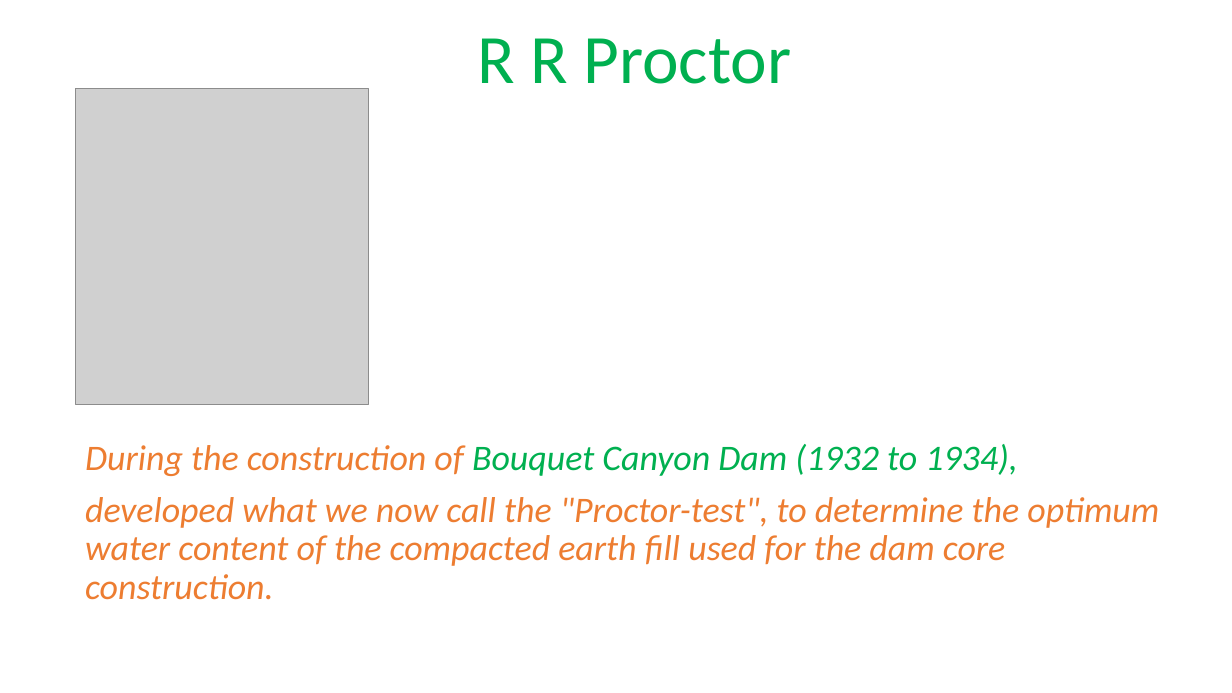
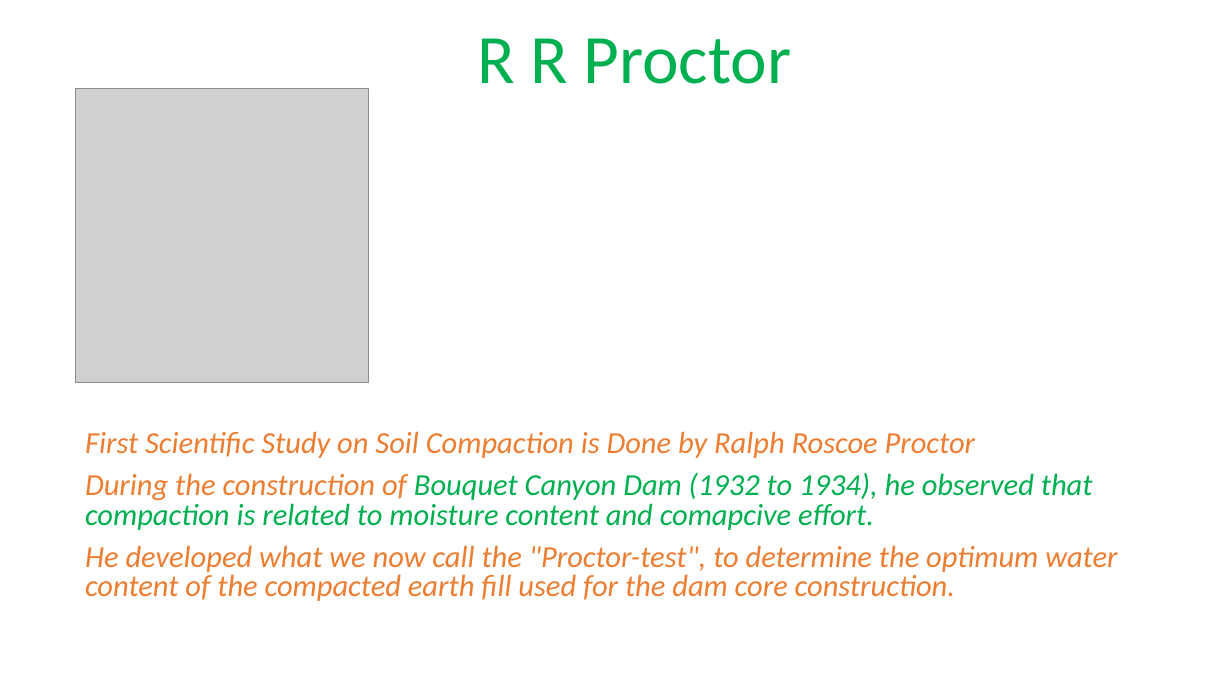
Before and after one commit to jakariapervez/cmis6, a slide deck: slide 2 of Civilworks cost/Earth Compaction Procedure/Soil Compaction_17_01_2021.pptx (slide 1 before the commit). Drawn at 1232x693 pixels with LibreOffice and Linux fonts; fonts in the diff are those of the drawing; grey boxes stand for pictures. Boxes give left, top, right and bottom in pixels: in the first picture for what was removed or moved away, otherwise in the second. Text is boxed around its words. In the diff, an @@ line names an element or a change of style, - is before the commit and + after.

```diff
--- a/Civilworks cost/Earth Compaction Procedure/Soil Compaction_17_01_2021.pptx
+++ b/Civilworks cost/Earth Compaction Procedure/Soil Compaction_17_01_2021.pptx
@@ picture: place and size @@
-picture at <box>76,89,368,405</box>
+picture at <box>76,89,368,383</box>
@@ subtitle at <box>85,431,1117,601</box>: text changed; size 28 to 23.8 pt @@
-During the construction of Bouquet Canyon Dam (1932 to 1934),
-developed what we now call the "Proctor-test", to determine the optimum water content of the compacted earth fill used for the dam core construction.
+First Scientific Study on Soil Compaction is Done by Ralph Roscoe Proctor
+During the construction of Bouquet Canyon Dam (1932 to 1934), he observed that compaction is related to moisture content and comapcive effort.
+He developed what we now call the "Proctor-test", to determine the optimum water content of the compacted earth fill used for the dam core construction.
```
Also in this commit, not shown: 1 other slide changed, 3 slides added, 2 slides removed, 5 other files.
